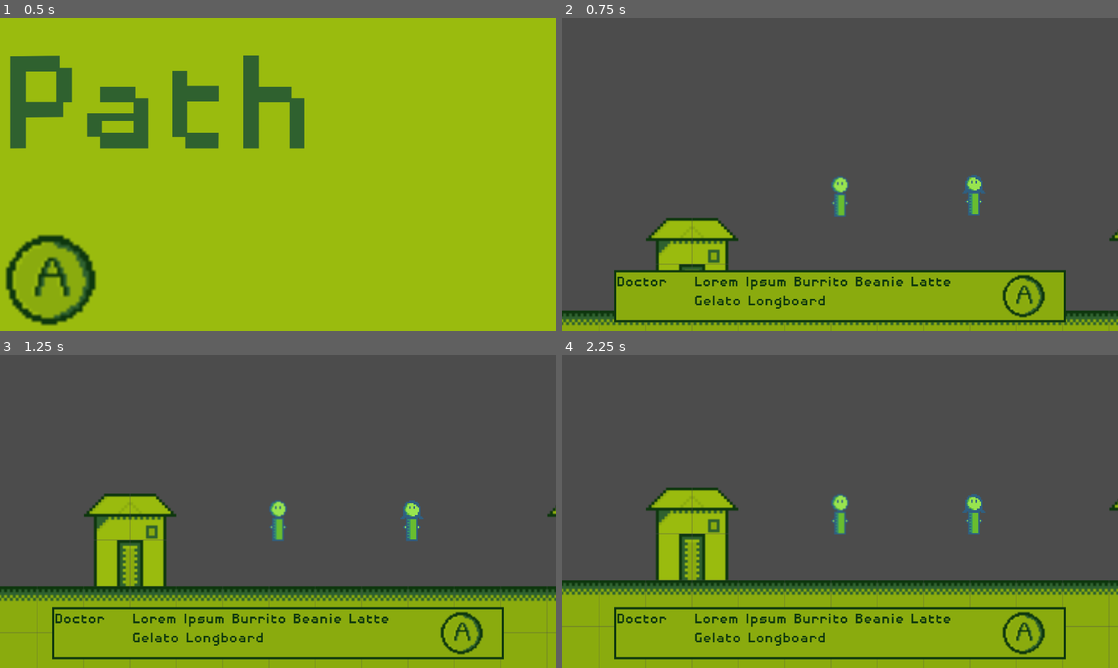
Above: before the commit, frames 1-4 (two rows, left to right).
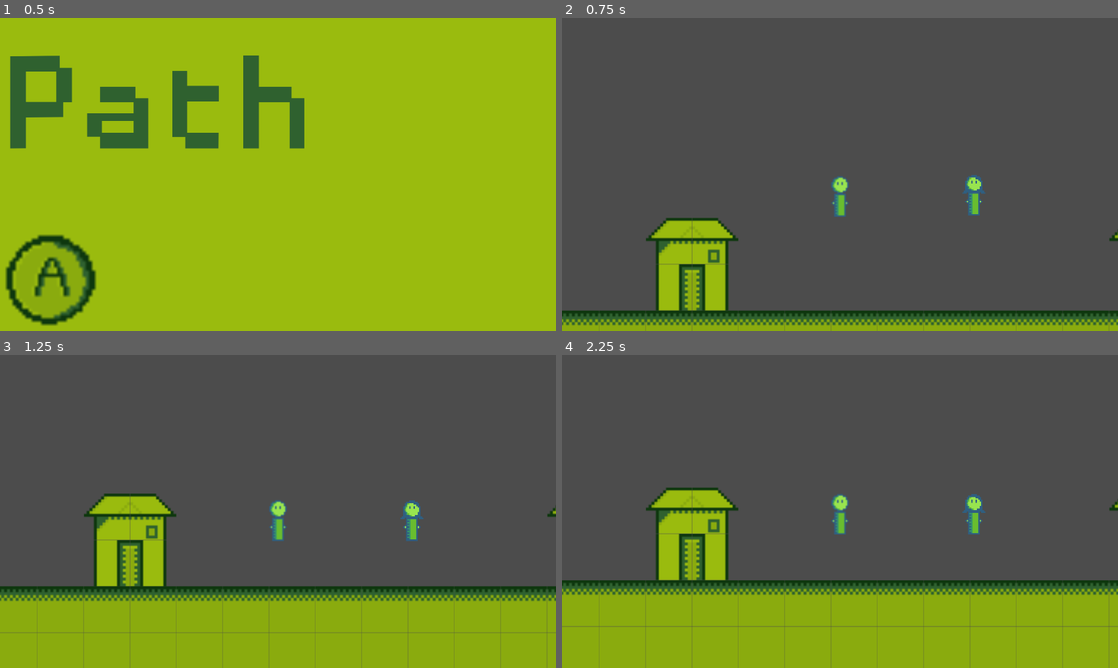
Above: after the commit, the same moments.

Repository: JamesPoole/godot-game
Game: Godot game, scene res://TitleScreen.tscn
Two runs of this game, one before a commit and one after it. Both use one fixed random seed, a clock stepped at 60 frames per second and the inputs below.
Inputs (mouse positions are in pixels of both pictures, inside the frame that each line leads up to):
- Up to frame 1 (0.5 s): no input
- Up to frame 2 (0.75 s): click (840, 280) at 0.5 s
- Up to frame 3 (1.25 s): no input
- Up to frame 4 (2.25 s): click (1029, 633) at 1.27 s; click (1029, 633) at 2.02 s

Frame 1 is identical in both runs. In frame 2, 13% of the frame differs, in the area x 9-91%, y 80-98%; in frame 3, 3.1%; in frame 4, 3.2%.

Commit message:
dialogue showing and hiding

Diff:
--- a/Characters/Hero/Hero.gd
+++ b/Characters/Hero/Hero.gd
@@ -10,7 +10,10 @@
 var current_dialog_pos = 0
 var current_content = null
 
+onready var dialogue_box = get_node("DialogueBoxContainer/DialogueBox")
+
 func _ready():
+	print(dialogue_box)
 	current_content = load_narrative(CHAPTER_ONE)
 	var hero = get_node(".")
 	var interactables = get_tree().get_nodes_in_group("Interactable")
@@ -63,6 +66,7 @@
 	return json_content.result
 
 func enter_dialog(dialog_tag):
+	dialogue_box.set_visible(true)
 	var dialog_file = current_content
 	in_dialog = true
 	can_move = false
@@ -89,6 +93,7 @@
 	#if done, reset all globals
 	if current_dialog[position] == "done":
 		print('----clear to go-----')
+		dialogue_box.set_visible(false)
 		current_dialog = null
 		current_dialog_pos = 0
 		in_dialog = false
--- a/Characters/Hero/Hero.tscn
+++ b/Characters/Hero/Hero.tscn
@@ -64,3 +64,4 @@
 [node name="DialogueBoxContainer" type="CanvasLayer" parent="." index="4"]
 
 [node name="DialogueBox" parent="DialogueBoxContainer" index="0" instance=ExtResource( 34 )]
+visible = false
